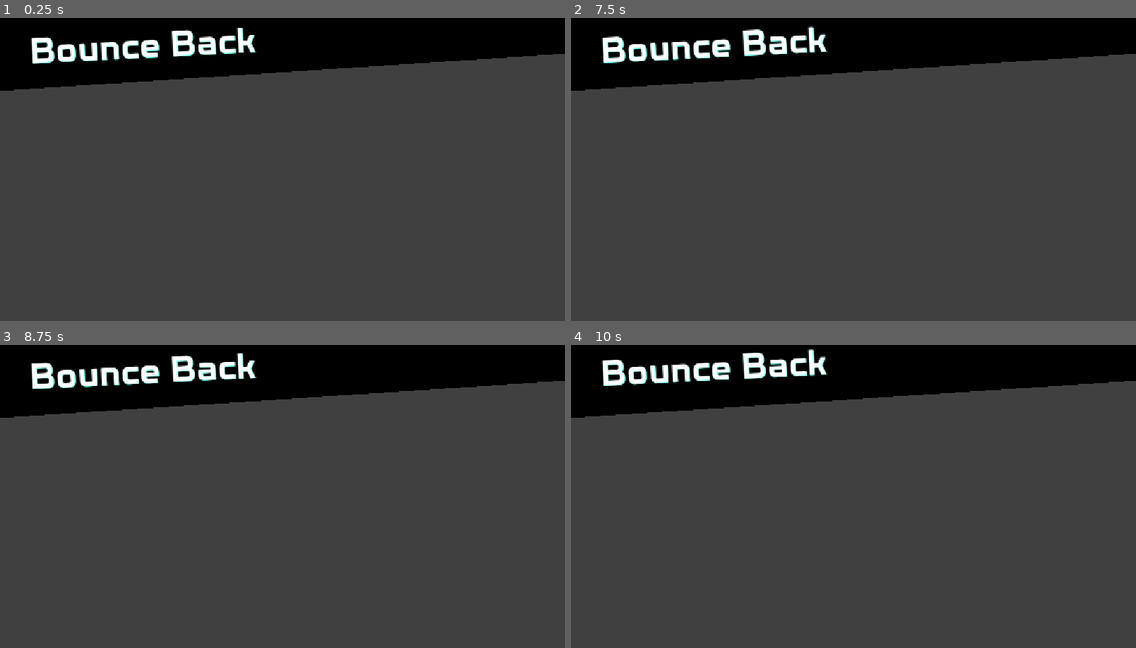
Above: before the commit, frames 1-4 (two rows, left to right).
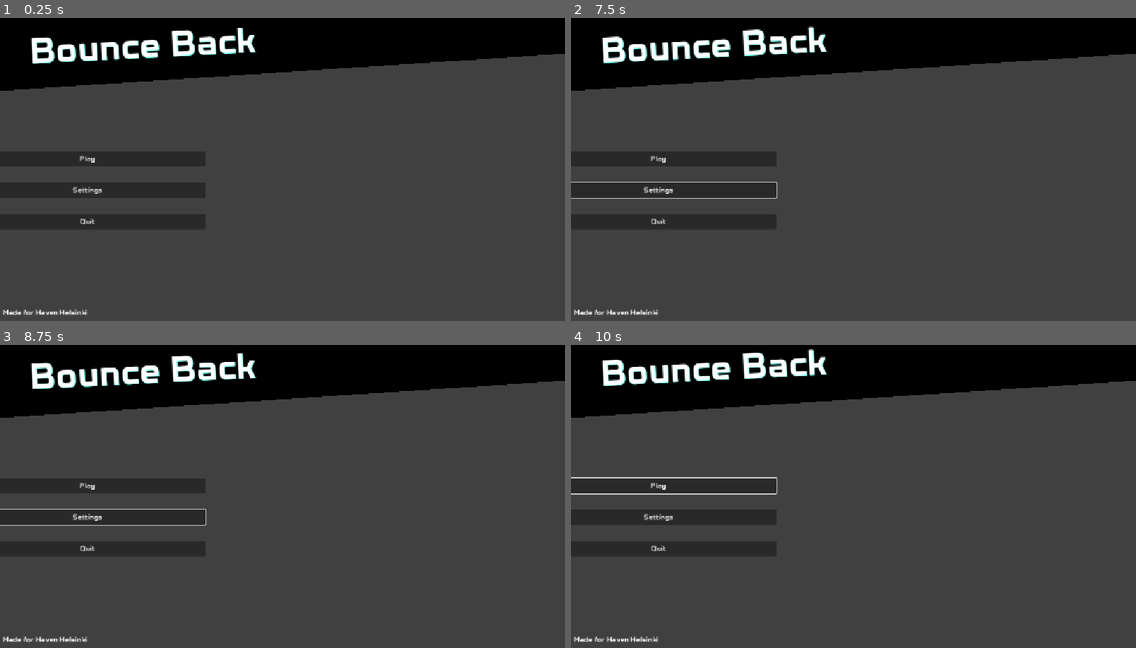
Above: after the commit, the same moments.

Repository: neilavesterinen/Haven-Bounce-Back-Shooter
Game: Godot game, scene res://Scenes/mainmenu/mainmenu.tscn
Same seed, same stepped clock (60 frames per second), same inputs: the game is played once before the commit and once after it. Before the commit the project has no main scene; this scene is started directly in both runs.
Inputs (mouse positions are in pixels of both pictures, inside the frame that each line leads up to):
- Up to frame 1 (0.25 s): no input
- Up to frame 2 (7.5 s): click (655, 190) at 0.5 s, where only the run after the commit has a clickable "Settings"; click (655, 160) at 1.25 s, where only the run after the commit has a clickable "Play"; click (655, 160) at 2 s, where only the run after the commit has a clickable "Play"; tap Enter at 2.75, 5.85 s; move the mouse to (977, 145) at 2.77 s; hold Right (ui_right) 2.78-3.5 s; tap I at 2.85, 7.35 s; click (977, 145) at 2.92 s; drag from (740, 178) to (825, 227) at 3.52 s; move the mouse to (910, 90) at 4.27 s; hold Right (ui_right) 4.28-5 s; tap Keypad Enter at 4.35 s; drag from (825, 227) to (684, 114) at 5.02 s; move the mouse to (1023, 208) at 5.77 s; hold Left (ui_left) 5.78-6.5 s; drag from (684, 114) to (768, 81) at 6.52 s; move the mouse to (881, 163) at 7.27 s; hold Down (ui_down) from 7.28 s (still down); click (881, 163) at 7.42 s
- Up to frame 3 (8.75 s): release Down (ui_down) at 8 s; drag from (197, 408) to (169, 505) at 8.02 s
- Up to frame 4 (10 s): move the mouse to (977, 472) at 8.77 s; hold Up (ui_up) 8.78-9.5 s; tap I at 8.85 s; drag from (740, 505) to (825, 554) at 9.52 s

The runs differ from the first frame. In frame 1, 0.3% of the frame differs, in the area x 0-19%, y 45-98%; in frame 2, 0.4%; in frame 3, 0.4%; in frame 4, 0.6%, in the area x 0-37%, y 43-98%.

Commit message:
main menu 50%

Diff:
--- a/Scenes/mainmenu/mainmenu.tscn
+++ b/Scenes/mainmenu/mainmenu.tscn
@@ -2,6 +2,8 @@
 
 [ext_resource type="Theme" uid="uid://c3ncu5c4bs85t" path="res://main_theme.theme" id="1_vasse"]
 [ext_resource type="Script" uid="uid://bg75ucid01t6d" path="res://Scenes/mainmenu/label.gd" id="2_552u2"]
+[ext_resource type="Theme" uid="uid://ceeh4w5x06ip" path="res://Scenes/mainmenu/mainmenu.tres" id="3_dkbu7"]
+[ext_resource type="Script" uid="uid://bq61u1k3g782" path="res://Scenes/mainmenu/quit.gd" id="4_ktvea"]
 
 [node name="Mainmenu" type="CanvasLayer" unique_id=1407059017]
 
@@ -30,3 +32,43 @@
 theme_override_font_sizes/font_size = 80
 text = "Bounce Back"
 script = ExtResource("2_552u2")
+
+[node name="Control" type="Control" parent="." unique_id=165292943]
+layout_mode = 3
+anchors_preset = 0
+offset_right = 40.0
+offset_bottom = 40.0
+
+[node name="VBoxContainer" type="VBoxContainer" parent="Control" unique_id=695103750]
+layout_mode = 0
+offset_left = -62.0
+offset_top = 194.0
+offset_right = 419.0
+offset_bottom = 570.0
+theme_override_constants/separation = 33
+alignment = 1
+
+[node name="Play" type="Button" parent="Control/VBoxContainer" unique_id=2015603377]
+layout_mode = 2
+theme = ExtResource("3_dkbu7")
+text = "Play"
+
+[node name="Settings" type="Button" parent="Control/VBoxContainer" unique_id=1042635005]
+layout_mode = 2
+theme = ExtResource("3_dkbu7")
+text = "Settings"
+
+[node name="Quit" type="Button" parent="Control/VBoxContainer" unique_id=160872346]
+layout_mode = 2
+theme = ExtResource("3_dkbu7")
+text = "Quit"
+script = ExtResource("4_ktvea")
+
+[node name="Label2" type="Label" parent="." unique_id=577593565]
+offset_left = 6.0
+offset_top = 620.0
+offset_right = 178.0
+offset_bottom = 643.0
+text = "Made for Haven Helsinki"
+
+[connection signal="pressed" from="Control/VBoxContainer/Quit" to="Control/VBoxContainer/Quit" method="_on_pressed"]
--- a/project.godot
+++ b/project.godot
@@ -11,6 +11,7 @@
 [application]
 
 config/name="Haven Jam game"
+run/main_scene="uid://b7hi1a0r6apgs"
 config/features=PackedStringArray("4.7", "GL Compatibility")
 config/icon="res://icon.svg"
 
